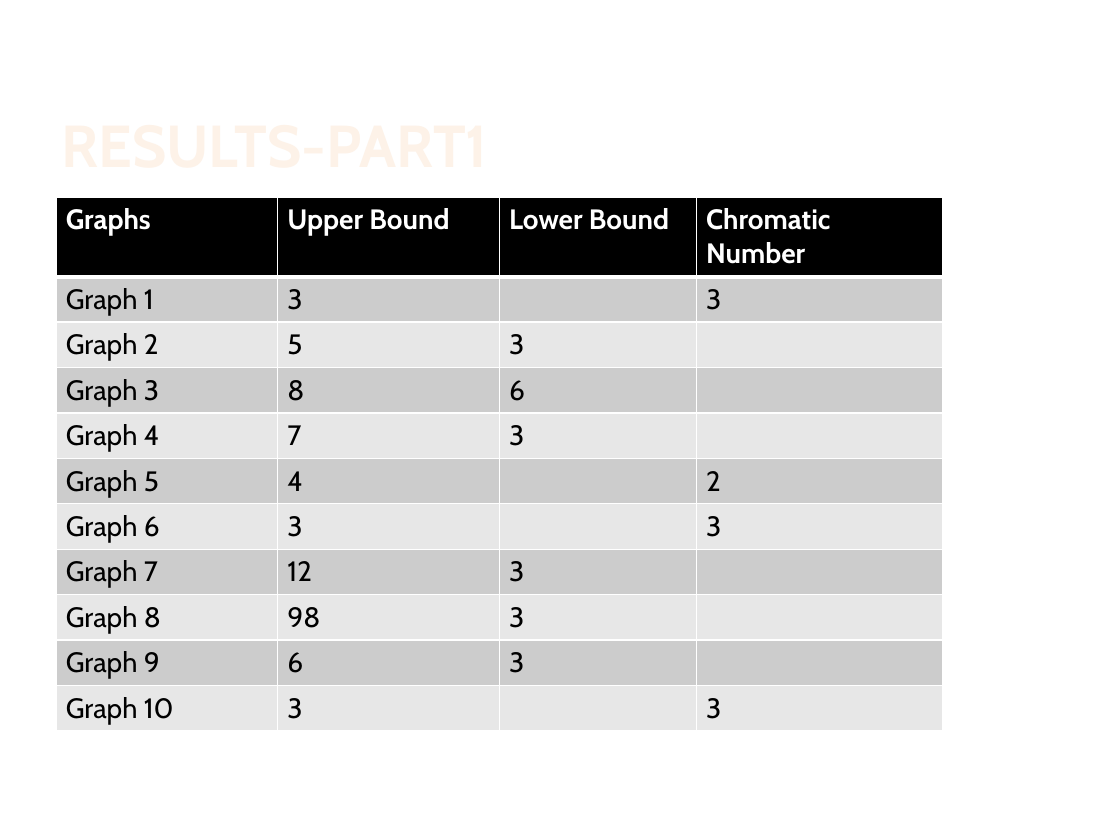
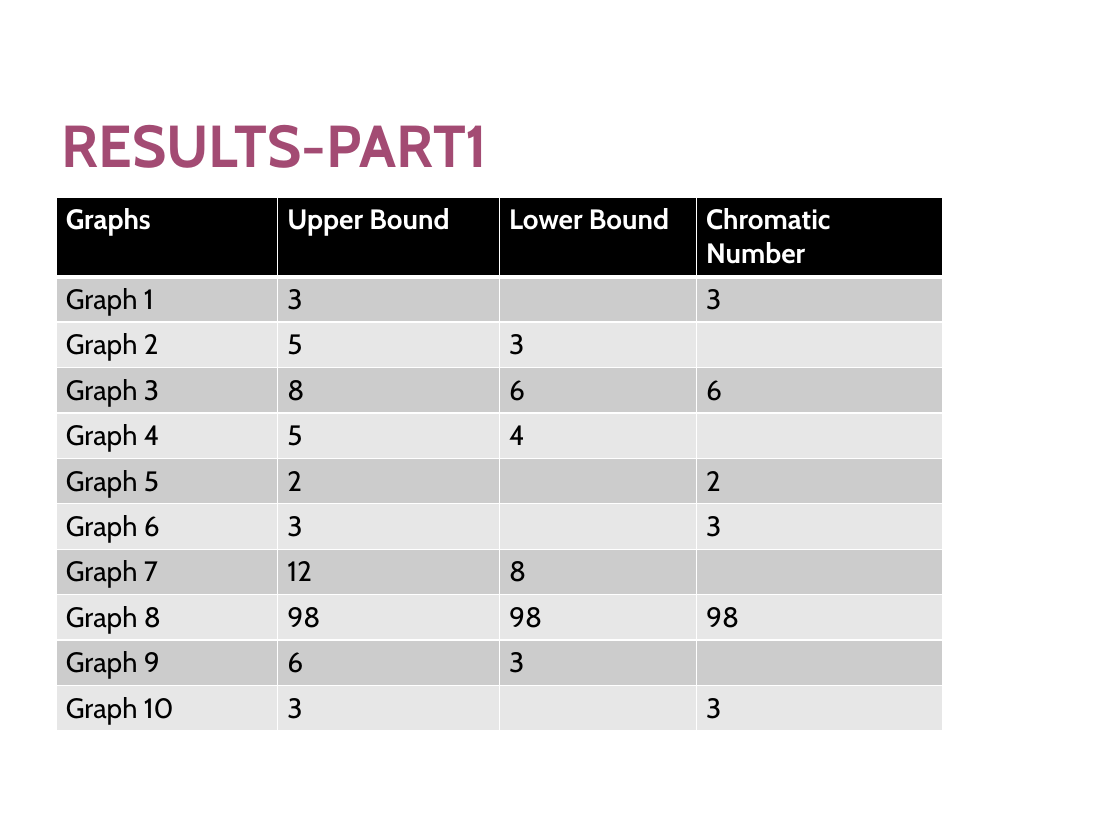
Before and after one commit to diagnoza/develop-, a slide deck: slide 14 of Project1-1/Phase3/Presentation-Phase3.pptx. Drawn at 1120x840 pixels with LibreOffice and Linux fonts; fonts in the diff are those of the drawing; background and template pictures are left out. Boxes give left, top, right and bottom in pixels: in the first picture for what was removed or moved away, otherwise in the second. Text is boxed around its words. In the diff, an @@ line names an element or a change of style, - is before the commit and + after.

```diff
--- a/Project1-1/Phase3/Presentation-Phase3.pptx
+++ b/Project1-1/Phase3/Presentation-Phase3.pptx
@@ title "RESULTS-PART1" at bbox=[62, 125, 488, 168]: text colour gradient #FEF7F1 to #FEF3E8 to #FBCF9C to #F9B94C to #A34B73 @@
@@ table at bbox=[56, 197, 943, 730] @@
-row 4, column 4: 
+row 4, column 4: 6
-row 5, column 2: 7
+row 5, column 2: 5
-row 5, column 3: 3
+row 5, column 3: 4
-row 6, column 2: 4
+row 6, column 2: 2
-row 8, column 3: 3
+row 8, column 3: 8
-row 9, column 3: 3
+row 9, column 3: 98
-row 9, column 4: 
+row 9, column 4: 98
```
Also in this commit, not shown: 15 other slides changed.
